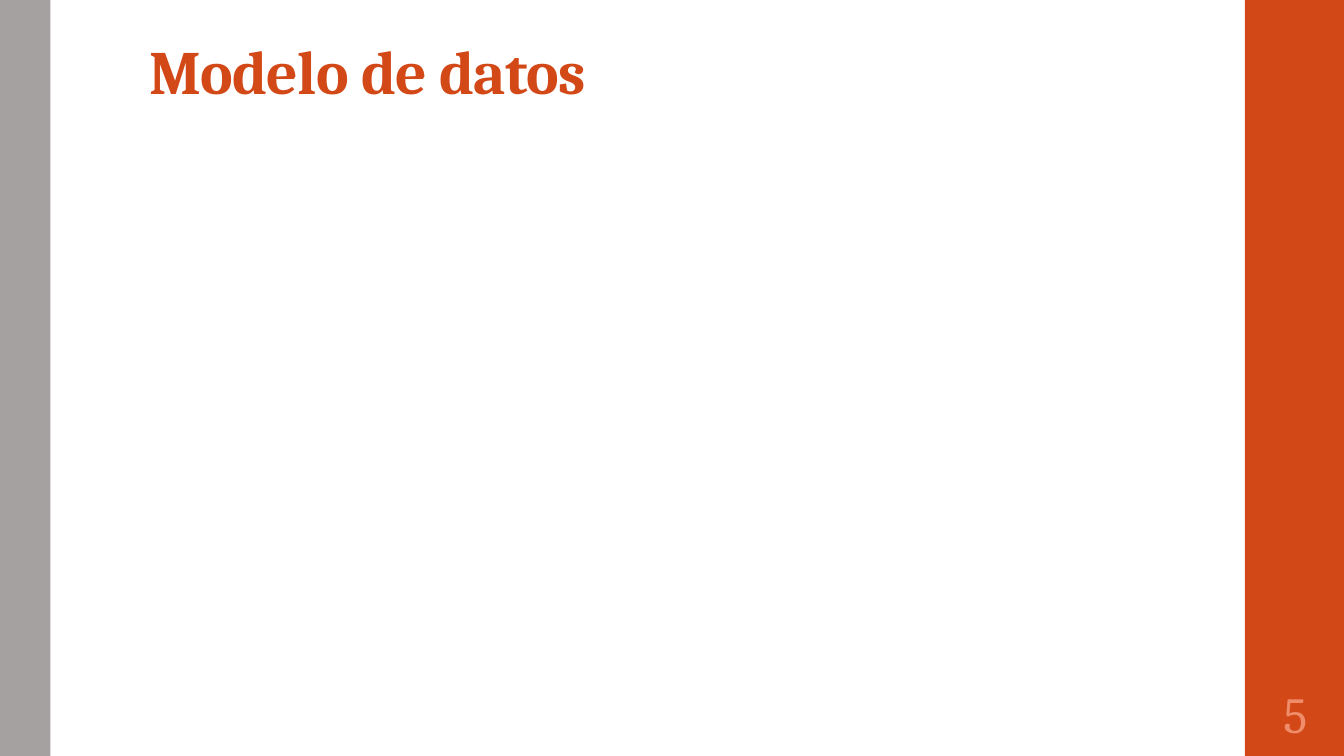
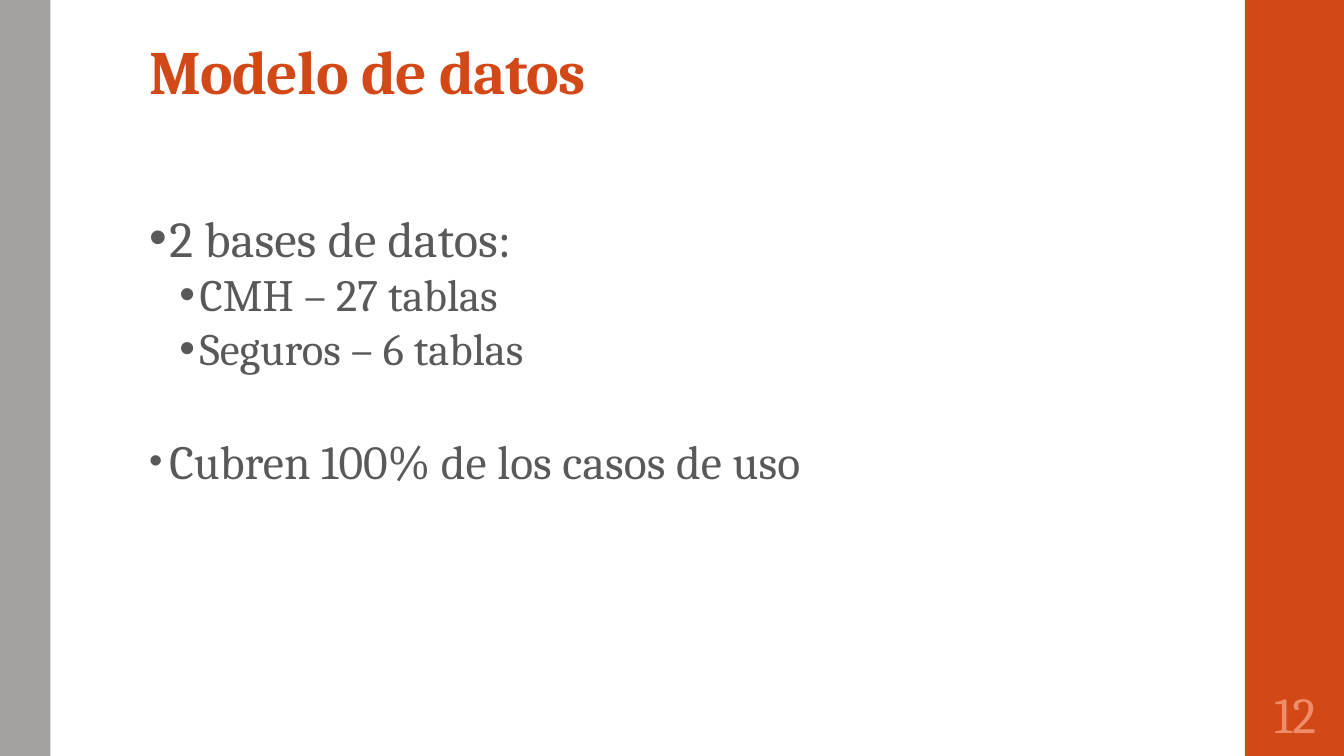
Before and after one commit to portafolio2016/hipocrates, a slide deck: slide 13 of Plantilla presentacion final.pptx (slide 6 before the commit). Drawn at 1344x756 pixels with LibreOffice and Linux fonts; fonts in the diff are those of the drawing. Boxes give left, top, right and bottom in pixels: in the first picture for what was removed or moved away, otherwise in the second. Text is boxed around its words. In the diff, an @@ line names an element or a change of style, - is before the commit and + after.

```diff
--- a/Plantilla presentacion final.pptx
+++ b/Plantilla presentacion final.pptx
@@ text added at [169,222,801,481], 32 pt, text #595959 @@
+• 2 bases de datos:
+  • CMH – 27 tablas
+  • Seguros – 6 tablas
+• Cubren 100% de los casos de uso
@@ page number at [1274,699,1316,733]: text changed @@
-5
+12
```
Also in this commit, not shown: 5 other slides changed, 9 slides added.
